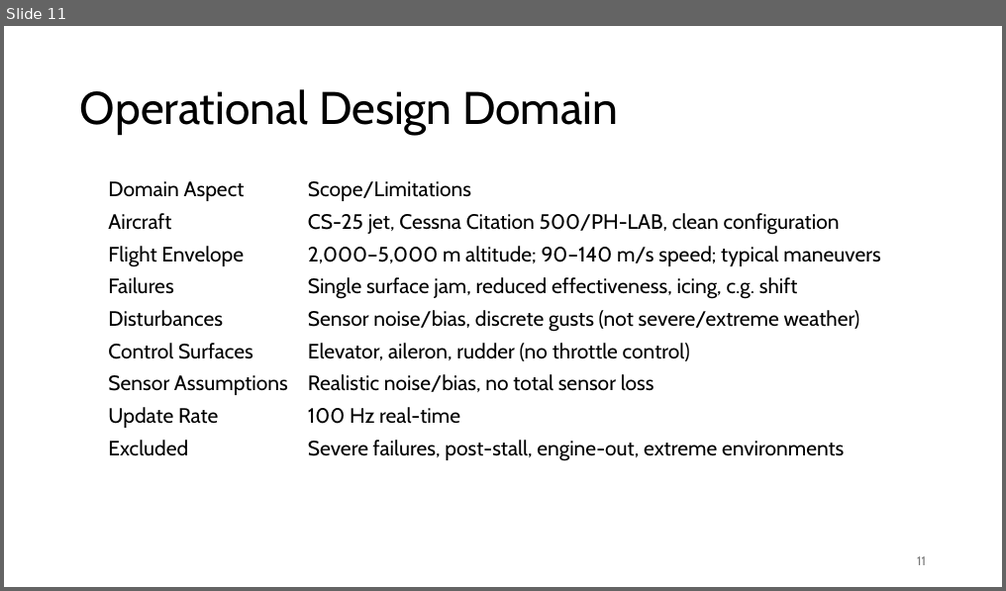
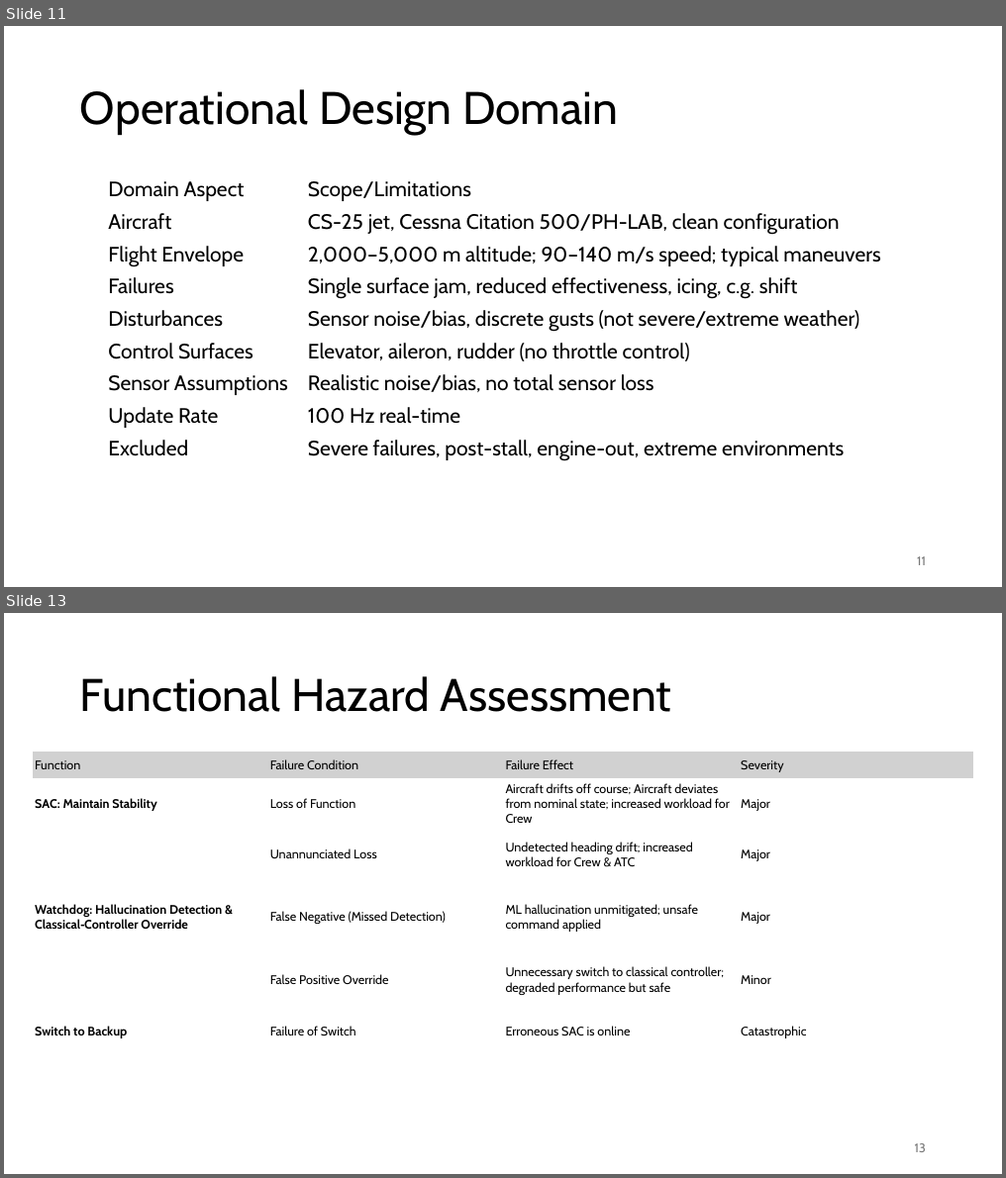
Before and after one commit to Niels149/AIASFault, a slide deck: AIASPres.pptx. Shown one above the other, each under a label of ours: slide 11 before the commit, slides 11 and 13 after it; the slides between them are not shown. The pictures are 1006x591 and 1006x1178 pixels, drawn with LibreOffice and Linux fonts; fonts in the diff are those of the drawing. Boxes give left, top, right and bottom in pixels: in the first picture for what was removed or moved away, otherwise in the second. Text is boxed around its words. In the diff, an @@ line names an element or a change of style, - is before the commit and + after.

```diff
--- a/AIASPres.pptx
+++ b/AIASPres.pptx
@@ slide 13 added at (4,613,1002,1174), background #FFFFFF @@
@@ title added at (80,676,672,712), 44 pt, text #000000 @@
+Functional Hazard Assessment
@@ table added at (33,752,973,1108), 7 rows, 4 columns @@
+Function | Failure Condition | Failure Effect | Severity
+SAC: Maintain Stability | Loss of Function | Aircraft drifts off course; Aircraft deviates from nominal state; increased workload for Crew | Major
+ | Unannunciated Loss | Undetected heading drift; increased workload for Crew & ATC | Major
+Watchdog: Hallucination Detection & Classical‐Controller Override | False Negative (Missed Detection) | ML hallucination unmitigated; unsafe command applied | Major
+ | False Positive Override | Unnecessary switch to classical controller; degraded performance but safe | Minor
+Switch to Backup | Failure of Switch | Erroneous SAC is online | Catastrophic
+ |  |  | 
@@ page number added at (915,1144,926,1153), 12 pt, text #797979 @@
+13
```
Also in this commit, not shown: 6 slides changed, 2 other slides added, 3 slides removed, 1 other file.
